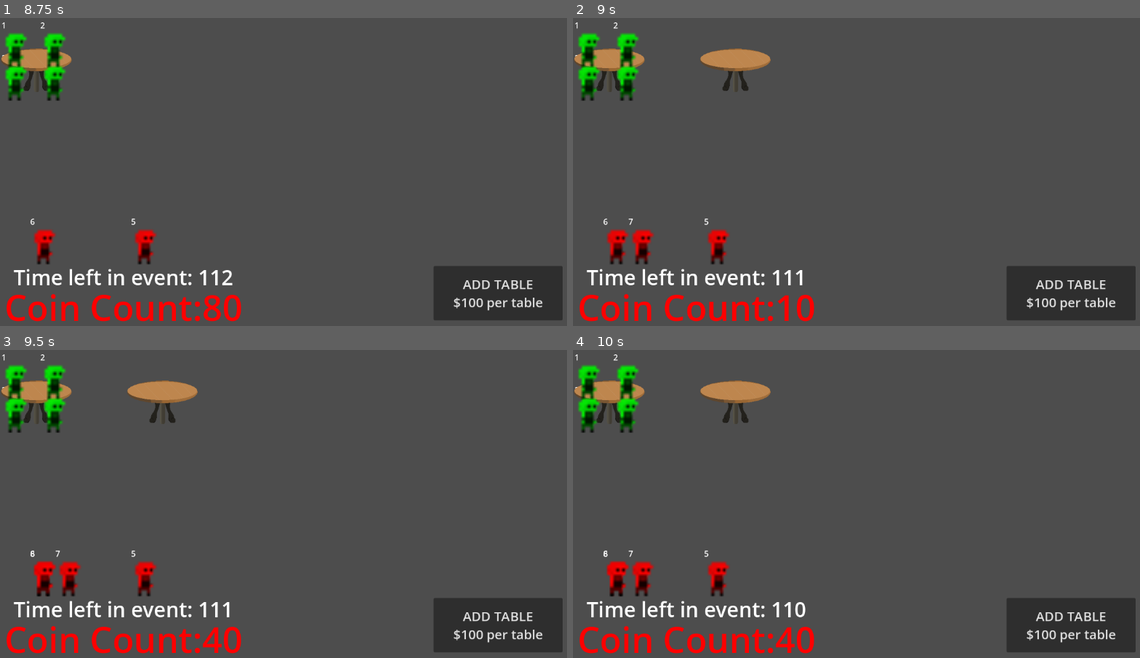
Above: before the commit, frames 1-4 (two rows, left to right).
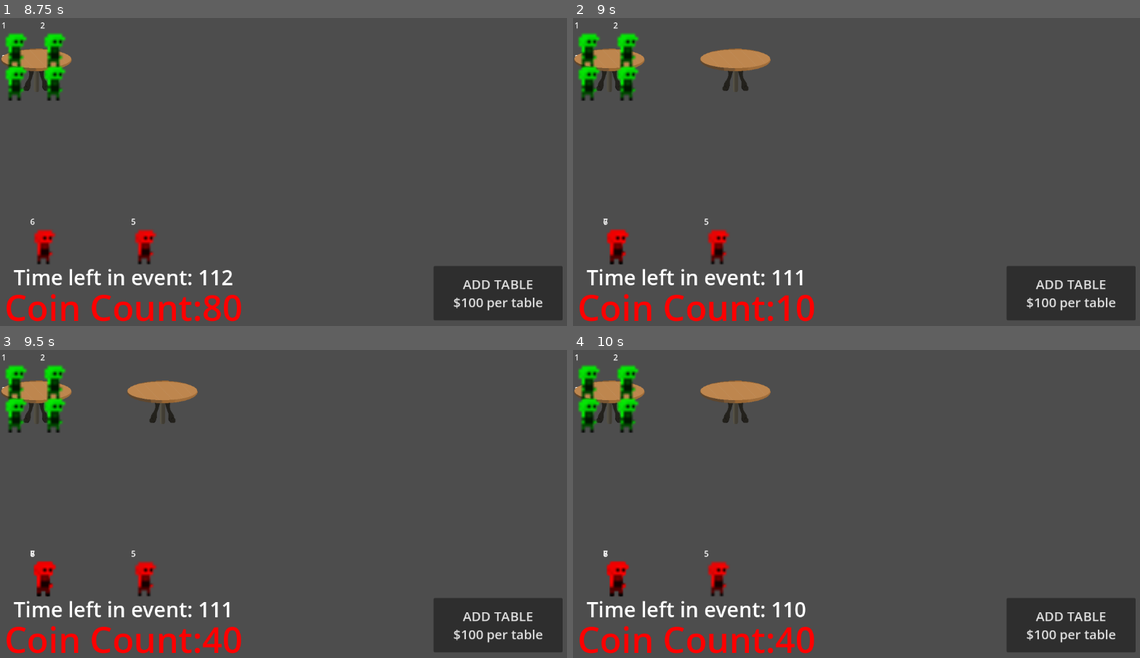
Above: after the commit, the same moments.

Repository: barrettab456/Event-Simulation
Game: Godot game, scene res://main.tscn
Two runs of this game, one before a commit and one after it. Both use one fixed random seed, a clock stepped at 60 frames per second and the inputs below.
Inputs (mouse positions are in pixels of both pictures, inside the frame that each line leads up to):
- Up to frame 1 (8.75 s): click "ADD TABLE $100 per table" at 0.5 s; click "ADD TABLE $100 per table" at 1.25 s; click "ADD TABLE $100 per table" at 2 s; tap Enter (add_table) at 2.75, 5.75, 7.25 s; move the mouse to (419, 153) at 2.77 s; hold Space (add_person) 2.78-3.5 s; click (419, 153) at 2.92 s; drag from (175, 187) to (260, 236) at 3.52 s; move the mouse to (345, 98) at 4.27 s; hold Enter (add_table) 4.28-5 s; click (345, 98) at 4.42 s; tap Space (add_person) at 4.55 s; drag from (260, 236) to (113, 122) at 5.02 s; move the mouse to (464, 221) at 5.77 s; hold Space (add_person) 5.78-6.5 s; tap Alt at 5.85 s; click (464, 221) at 5.92 s; drag from (113, 122) to (204, 88) at 6.52 s; move the mouse to (317, 172) at 7.27 s; hold Space (add_person) 7.28-8 s; click (317, 172) at 7.42 s; drag from (204, 88) to (175, 187) at 8.02 s
- Up to frame 2 (9 s): tap Space (add_person) at 8.75 s; move the mouse to (992, 153) at 8.77 s; hold Enter (add_table) from 8.78 s (still down); click (992, 153) at 8.92 s
- Up to frame 3 (9.5 s): keep holding Enter (add_table); tap Space (add_person) at 9.05 s
- Up to frame 4 (10 s): release Enter (add_table) at 9.5 s; drag from (748, 519) to (833, 568) at 9.52 s

Frame 1 is identical in both runs. In frame 2, 0.4% of the frame differs, in the area x 5-15%, y 65-80%; in frame 3, 0.3%; in frame 4, 0.3%.

Commit message:
Starting to test...

Diff:
--- a/main.gd
+++ b/main.gd
@@ -11,7 +11,6 @@
 
 func _ready() -> void:
 	$Hud.get_ready(coins)
-	print("hi")
 
 func _input(event):
 	if event.is_action_pressed("add_person"):
@@ -20,7 +19,6 @@
 		new_table()
 
 func new_guest():
-#PUT ON TIMER
 	var guest = preload("res://Guest.tscn").instantiate()
 	add_child(guest)
 	unseated_guest_list.append(guest)
@@ -36,7 +34,7 @@
 	$Hud.update_coins_hud(coins)
 
 
-	#seat_guest_at_table(guest)
+	seat_guest_at_table(guest)
 
 
 func new_table():
@@ -84,7 +82,8 @@
 
 func update_spawn_rate():
 	var next_wait_time = unseated_guest_list.size()*2
-	$Hud/guest_timer.wait_time = next_wait_time
+	if next_wait_time > 0:
+		$Hud/guest_timer.wait_time = next_wait_time
 
 func _on_timer_timeout() -> void:
 	time_left -= 1
--- /dev/null
+++ b/node.gd
@@ -0,0 +1,11 @@
+extends Node
+
+
+# Called when the node enters the scene tree for the first time.
+func _ready() -> void:
+	pass # Replace with function body.
+
+
+# Called every frame. 'delta' is the elapsed time since the previous frame.
+func _process(delta: float) -> void:
+	pass
--- a/project.godot
+++ b/project.godot
@@ -15,6 +15,10 @@
 config/features=PackedStringArray("4.5", "Forward Plus")
 config/icon="res://icon.svg"
 
+[editor_plugins]
+
+enabled=PackedStringArray("res://addons/gut/plugin.cfg")
+
 [input]
 
 add_person={
--- a/table.gd
+++ b/table.gd
@@ -1,24 +1,24 @@
 extends Node2D
 
 var max_capacity = 4
-const seat_loc:Array[Vector2] = [
+const seat_loc_array = [
 	Vector2(-7, 10),
 	Vector2(70, 10),
 	Vector2(-7, 75),
 	Vector2(70, 75)
 ]
 
-var chairs:Array = [null, null, null, null]
+var chairs = [null, null, null, null]
 
 func sit_guest(guest):
 	for i in range(chairs.size()):
 		if chairs[i] == null:
 			chairs[i] = guest
-			guest.is_seated = true
-			guest.current_table = self
-			guest.update_color()
+			chairs[i].is_seated = true
+			chairs[i].current_table = self
+			chairs[i].update_color()
 
-			var target_pos = global_position + seat_loc[i]
+			var target_pos = global_position + seat_loc_array[i]
 			guest.walk_to(target_pos)
 
 			return
--- /dev/null
+++ b/tests/test_main.gd
@@ -0,0 +1,36 @@
+extends GutTest
+
+var MainScene = preload("res://main.tscn")
+var main = MainScene.instantiate()
+
+func after_each():
+	main.queue_free()
+	main.coins = 0
+
+func test_new_guest():
+	add_child(main)
+	main.new_guest()
+	main.new_guest()
+	assert_eq(main.unseated_guest_list.size(), 2, "guest amount")
+	assert_eq(main.coins, 60, "guest coins")
+
+func test_new_table():
+	main.new_table()
+	main.coins = 100
+	main.new_table()
+	assert_eq(main.table_list.size(), 1, "table amount")
+	assert_eq(main.coins, 0, "table coins")
+
+func test_seat_guest_at_table():
+
+	var table1 = main.new_table()
+	var table2 = main.new_table()
+
+	var guest = main.new_guest()
+
+	main.seat_guest_at_table(guest)
+
+	assert_eq(guest.current_table, table1, "Guest should be assigned to first table")
+	assert_true(guest not in main.unseated_guest_list, "Guest should be removed from unseated list")
+	assert_eq(table1.sat_guests.size(), 1, "Table1 should have exactly one guest")
+	assert_eq(table2.sat_guests.size(), 0, "Table2 should have no guests")
Not shown, added: 8bit Bossa.mp3.import
Not shown, changed: addons/gut/collected_test.gd
Not shown, added: countdown-a.ogg.import
Not shown, added: gold_sack.wav.import
Binary file added: iso-64x64-building.png
Not shown, added: iso-64x64-building.png.import
Not shown, added: node.gd.uid
Not shown, added: tests/test_main.gd.uid
Not shown, added: 8bit Bossa.mp3
Not shown, added: countdown-a.ogg
Not shown, added: gold_sack.wav
